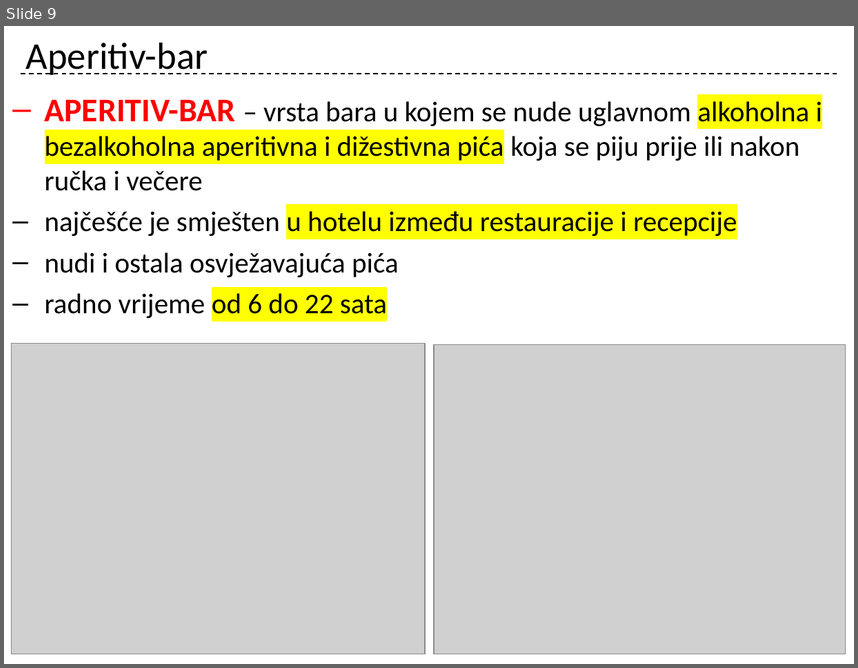
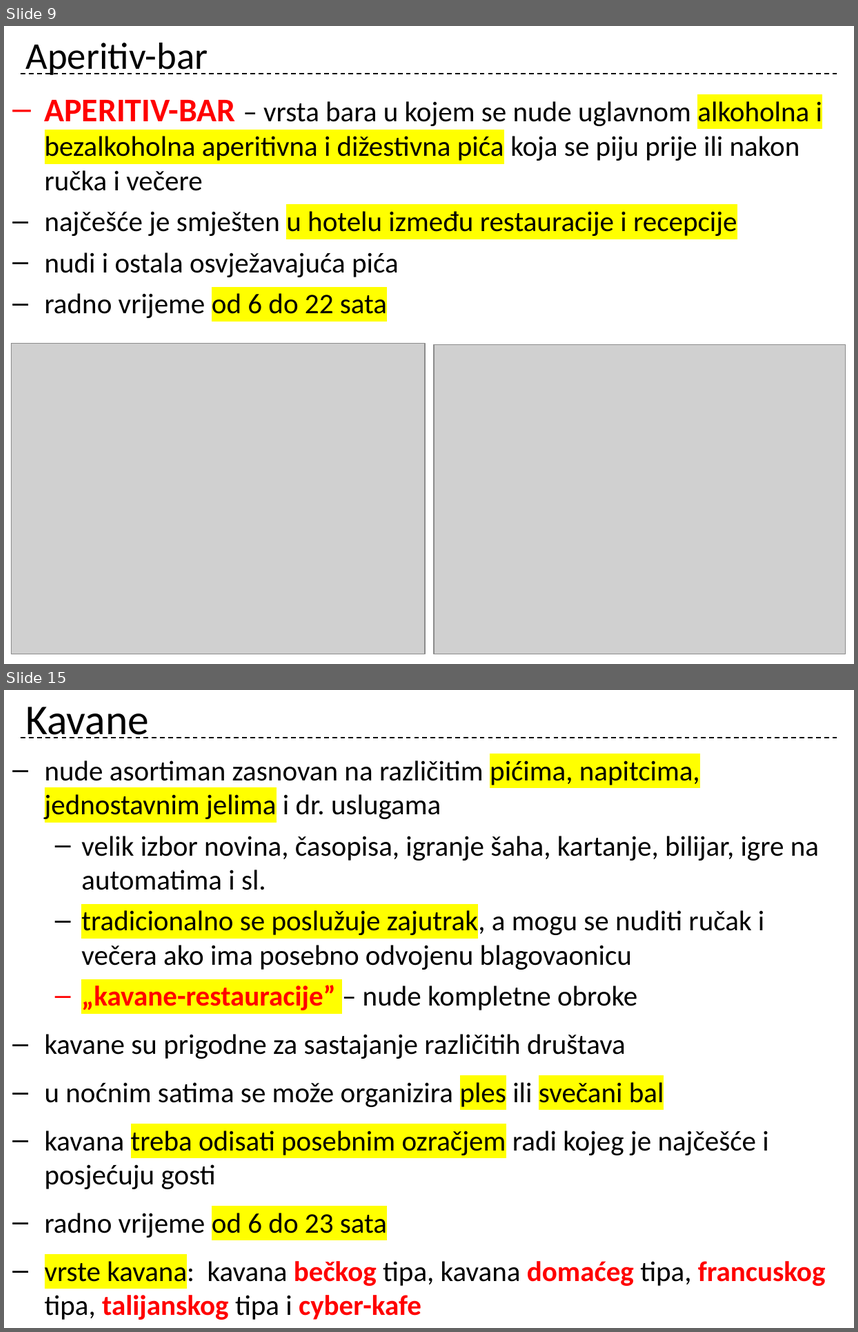
Before and after one commit to cornx/print, a slide deck: data/prezentacije/organizacija/005_Podjela_ugostiteljstva.pptx. Shown one above the other, each under a label of ours: slide 9 before the commit, slides 9 and 15 after it; the slides between them are not shown. The pictures are 858x668 and 858x1332 pixels, drawn with LibreOffice and Linux fonts; fonts in the diff are those of the drawing; grey boxes stand for pictures. Boxes give left, top, right and bottom in pixels: in the first picture for what was removed or moved away, otherwise in the second. Text is boxed around its words. In the diff, an @@ line names an element or a change of style, - is before the commit and + after.

```diff
--- a/data/prezentacije/organizacija/005_Podjela_ugostiteljstva.pptx
+++ b/data/prezentacije/organizacija/005_Podjela_ugostiteljstva.pptx
@@ slide 15 added at (x1=4, y1=690, x2=854, y2=1328), background #FFFFFF; not listed: 1 template element that a slide beside it also shows @@
@@ title added at (x1=26, y1=707, x2=150, y2=738), 36 pt, text #000000 @@
+Kavane
@@ text added at (x1=45, y1=760, x2=826, y2=1288), 24 pt, text #000000 @@
+– nude asortiman zasnovan na različitim pićima, napitcima, jednostavnim jelima i dr. uslugama
+  – velik izbor novina, časopisa, igranje šaha, kartanje, bilijar, igre na automatima i sl.
+  – tradicionalno se poslužuje zajutrak, a mogu se nuditi ručak i večera ako ima posebno odvojenu blagovaonicu
+  – „kavane-restauracije” – nude kompletne obroke
+– kavane su prigodne za sastajanje različitih društava
+– u noćnim satima se može organizira ples ili svečani bal
+– kavana treba odisati posebnim ozračjem radi kojeg je najčešće i posjećuju gosti
+– radno vrijeme od 6 do 23 sata
+– vrste kavana: kavana bečkog tipa, kavana domaćeg tipa, francuskog tipa, talijanskog tipa i cyber-kafe
```
Also in this commit, not shown: 3 slides changed, 9 other slides added, 1 slide removed.
